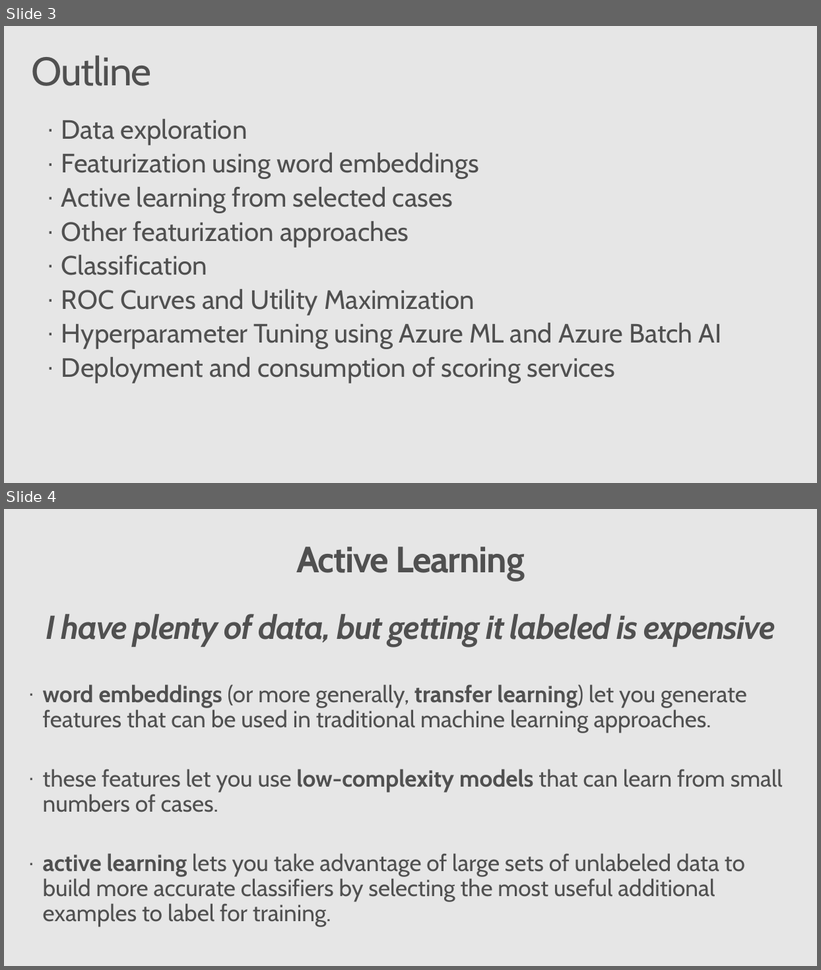
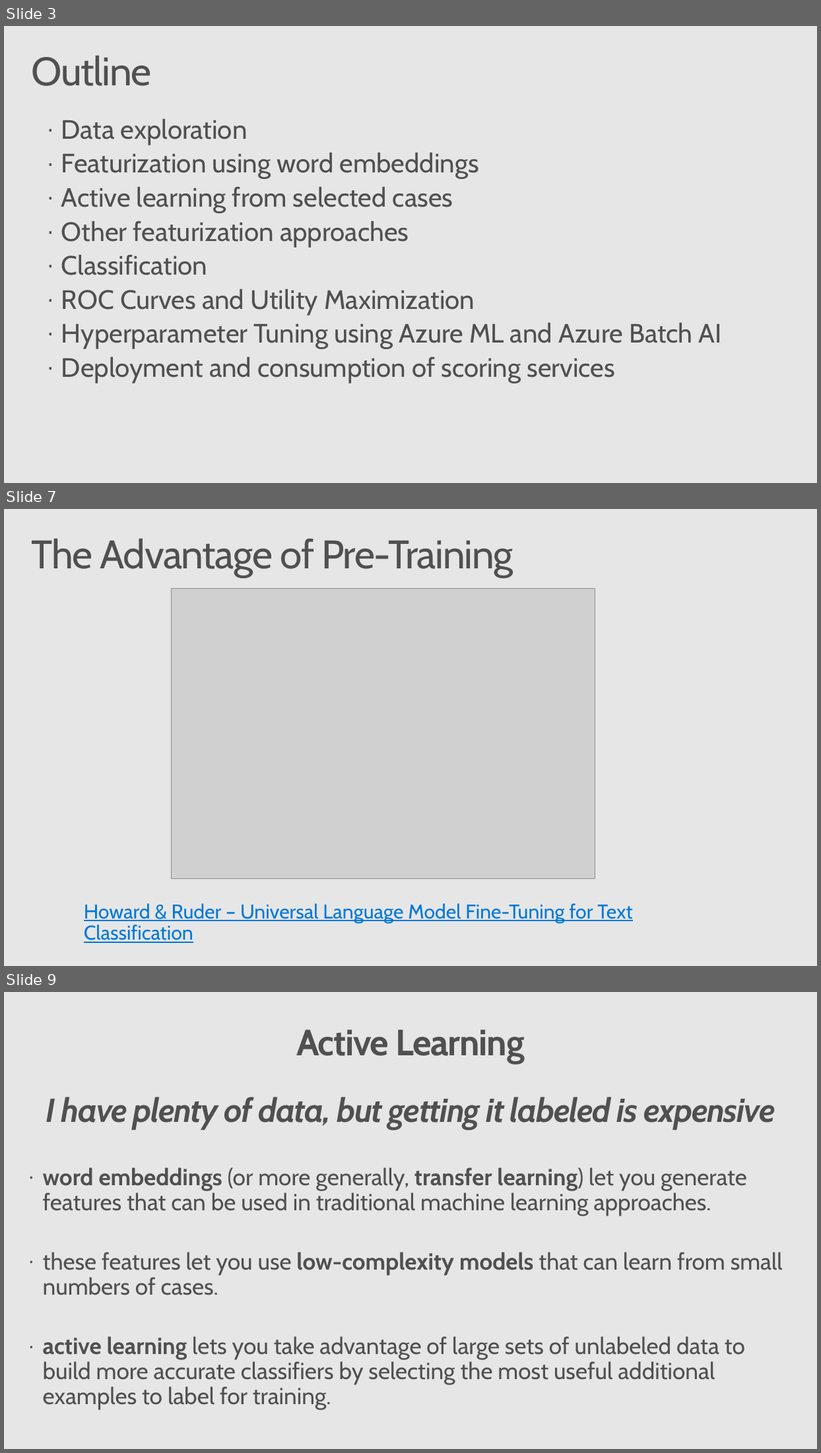
Before and after one commit to Azure/active-learning-workshop, a slide deck: active_learning_workshop.pptx. Shown one above the other, each under a label of ours: slides 3 and 4 before the commit, slides 3, 7 and 9 after it; the slides between them are not shown. The pictures are 821x970 and 821x1453 pixels, drawn with LibreOffice and Linux fonts; fonts in the diff are those of the drawing; grey boxes stand for pictures; background and template pictures are left out. Boxes give left, top, right and bottom in pixels: in the first picture for what was removed or moved away, otherwise in the second. Text is boxed around its words. In the diff, an @@ line names an element or a change of style, - is before the commit and + after.

```diff
--- a/active_learning_workshop.pptx
+++ b/active_learning_workshop.pptx
@@ slide 7 added at (4,509,817,966), background #E6E6E6 @@
@@ title added at (32,538,514,577), 48 pt, text #505050 @@
+The Advantage of Pre-Training
@@ picture added at (172,588,595,879) @@
@@ text added at (84,904,633,943), 24 pt, text #0078D7, underline @@
+Howard & Ruder – Universal Language Model Fine-Tuning for Text Classification
@@ what was slide 4 is now slide 9 @@
```
Also in this commit, not shown: 4 other slides added.
